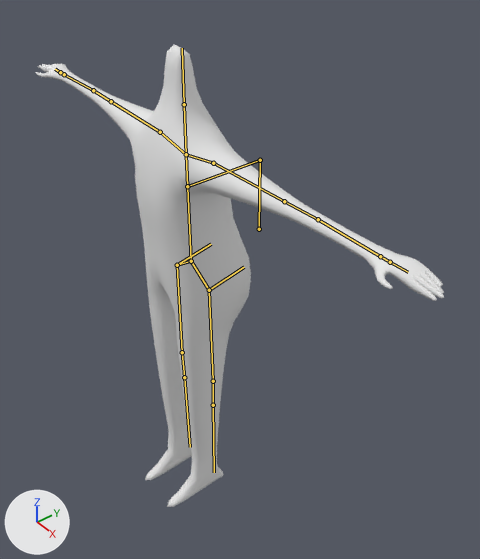
A saved change to the Blender file body_base.blend.
The view is the same before and after, from a camera (50 mm lens) standing at (5.73, -3.78, 3.73) and looking at (0.42, 0.47, -1.2). The lights are fixed; the arrows at lower left show +X, +Y and +Z. The bones that bend it are drawn over the model as lines.
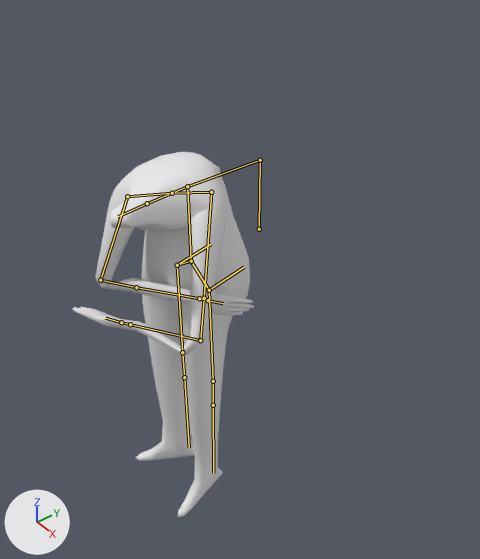
The newer file adds an action. The first version stands in its rest pose; the second is drawn at frame 78 of the action 'dance'.

The change, as a list of edits to the scene's bpy script:
```text
Change bone_chest:
    where bone_chest = bpy.data.objects['born_basehuman'].pose.bones['chest']  # child of 'Bone.001'
    bone_chest.rotation_quaternion: (1.0, 0.0, 0.0, 0.0) -> (0.739, 0.593, 0.288, -0.084)  # degrees (0, 0, 0) -> degrees (82, 32, 15)
Change bone_arm_l:
    where bone_arm_l = bpy.data.objects['born_basehuman'].pose.bones['arm_L']  # child of 'chest_L'
    bone_arm_l.rotation_quaternion: (1.0, 0.0, 0.0, 0.0) -> (0.456, -0.366, -0.508, -0.633)  # degrees (0, 0, 0) -> degrees (55, -68, -147)
Change bone_arm_l_002:
    where bone_arm_l_002 = bpy.data.objects['born_basehuman'].pose.bones['arm_L.002']  # child of 'arm_L.001'
    bone_arm_l_002.rotation_quaternion: (1.0, 0.0, 0.0, 0.0) -> (0.635, -0.711, -0.183, -0.204)  # degrees (0, 0, 0) -> degrees (-96, -32, 0)
Change bone_arm_r:
    where bone_arm_r = bpy.data.objects['born_basehuman'].pose.bones['arm_R']  # child of 'chest_R'
    bone_arm_r.rotation_quaternion: (1.0, 0.0, 0.0, 0.0) -> (0.722, -0.283, 0.475, 0.416)  # degrees (0, 0, 0) -> degrees (-2, 67, 59)
Change bone_arm_r_001:
    where bone_arm_r_001 = bpy.data.objects['born_basehuman'].pose.bones['arm_R.001']  # child of 'arm_R'
    bone_arm_r_001.rotation_quaternion: (1.0, 0.0, 0.0, 0.0) -> (0.528, -0.547, -0.312, 0.575)  # degrees (0, 0, 0) -> degrees (-77, 17, 81)
Change bone_leg_l:
    where bone_leg_l = bpy.data.objects['born_basehuman'].pose.bones['leg_L']  # child of 'vent_L'
    bone_leg_l.rotation_quaternion: (1.0, 0.0, 0.0, 0.0) -> (0.99, 0.0, -0.143, 0.002)  # degrees (0, 0, 0) -> degrees (0, -17, 0)
Change bone_leg_r:
    where bone_leg_r = bpy.data.objects['born_basehuman'].pose.bones['leg_R']  # child of 'vent_R'
    bone_leg_r.rotation_quaternion: (1.0, 0.0, 0.0, 0.0) -> (0.963, 0.0, 0.268, -0.004)  # degrees (0, 0, 0) -> degrees (0, 31, 0)
```

Pixel boxes (x1, y1, x2, y2) of what changed, in the pictures (480 x 559 px):
'Cube', posed (55% narrower, 21% shorter)
    before: (36, 45, 444, 507)
    after: (72, 152, 254, 517)
bone 'chest', root to tip
    before: (187, 186) to (186, 154)
    after: (187, 186) to (172, 193)
bone 'arm_L', root to tip
    before: (213, 163) to (284, 201)
    after: (211, 192) to (204, 298)
bone 'arm_L.002', root to tip
    before: (318, 219) to (380, 256)
    after: (200, 340) to (130, 324)
bone 'arm_R', root to tip
    before: (160, 132) to (111, 101)
    after: (127, 196) to (100, 280)
bone 'arm_R.001', root to tip
    before: (111, 101) to (93, 90)
    after: (100, 280) to (136, 287)
